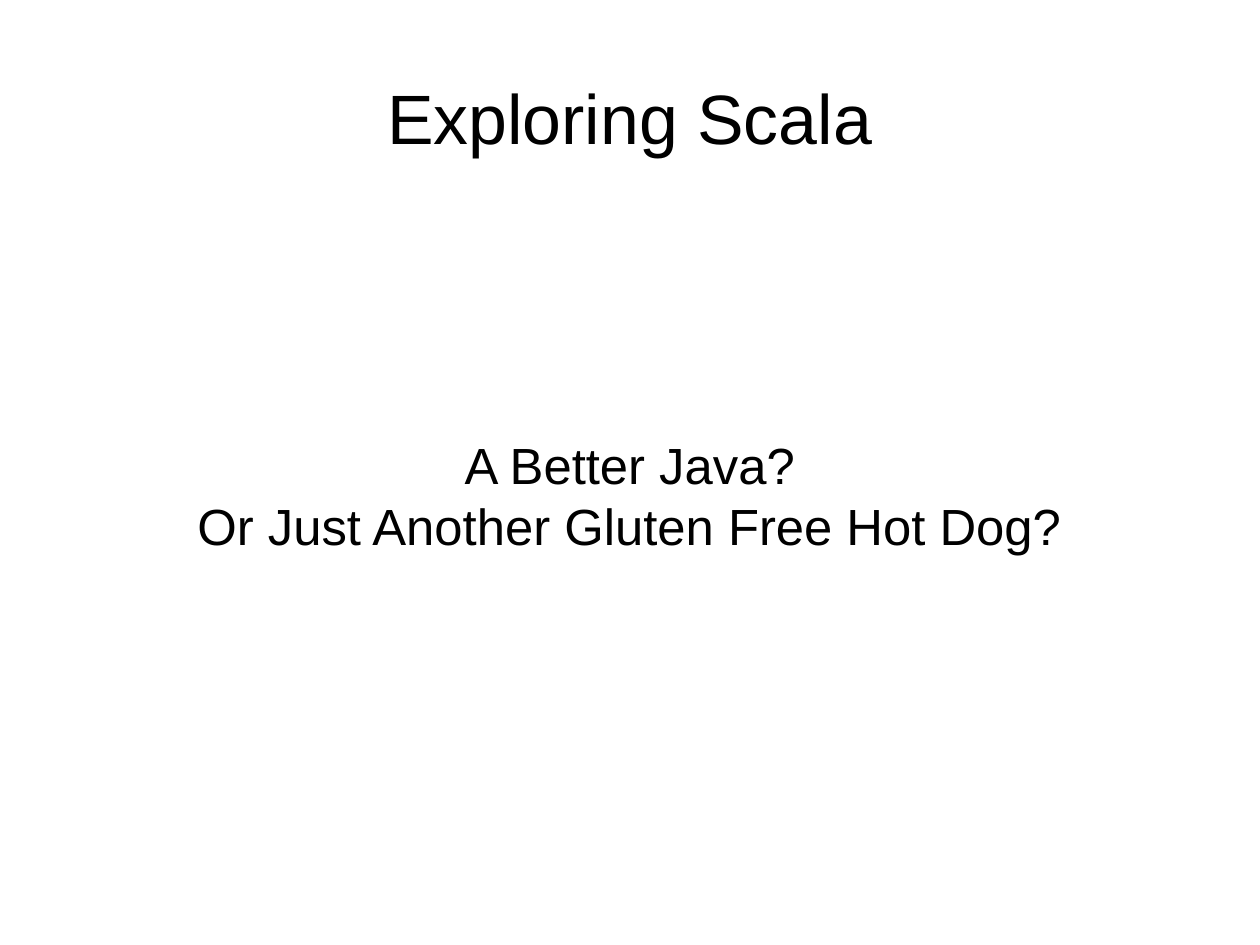
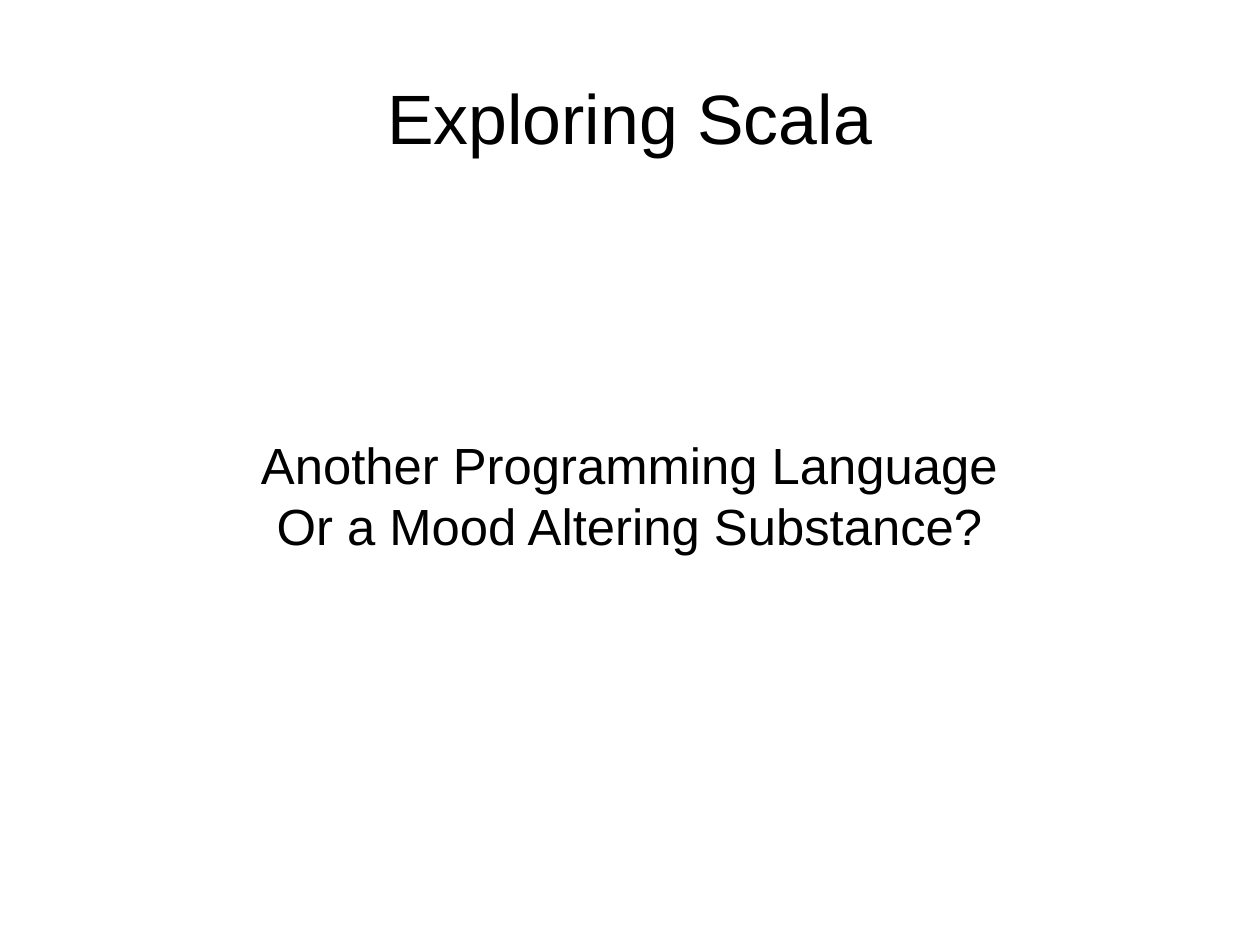
Before and after one commit to JohnLockwood/ScalaTalkSacjug, a slide deck: slide 1 of ScalaDecember2014.odp. Drawn at 1260x945 pixels with LibreOffice and Linux fonts; fonts in the diff are those of the drawing. Boxes give left, top, right and bottom in pixels: in the first picture for what was removed or moved away, otherwise in the second. Text is boxed around its words. In the diff, an @@ line names an element or a change of style, - is before the commit and + after.

```diff
--- a/ScalaDecember2014.odp
+++ b/ScalaDecember2014.odp
@@ subtitle at [261, 447, 998, 556]: text changed @@
-A Better Java?
-Or Just Another Gluten Free Hot Dog?
+Another Programming Language
+Or a Mood Altering Substance?
```
Also in this commit, not shown: 4 other slides changed, 4 slides added, 1 slide removed, 9 other files.
